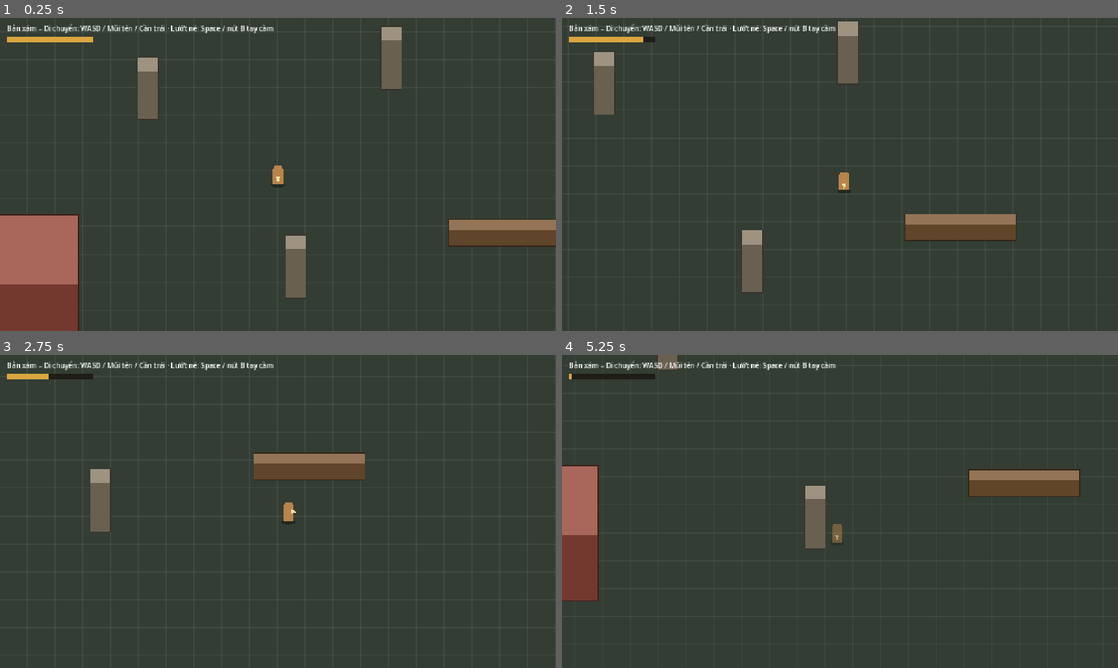
Above: before the commit, frames 1-4 (two rows, left to right).
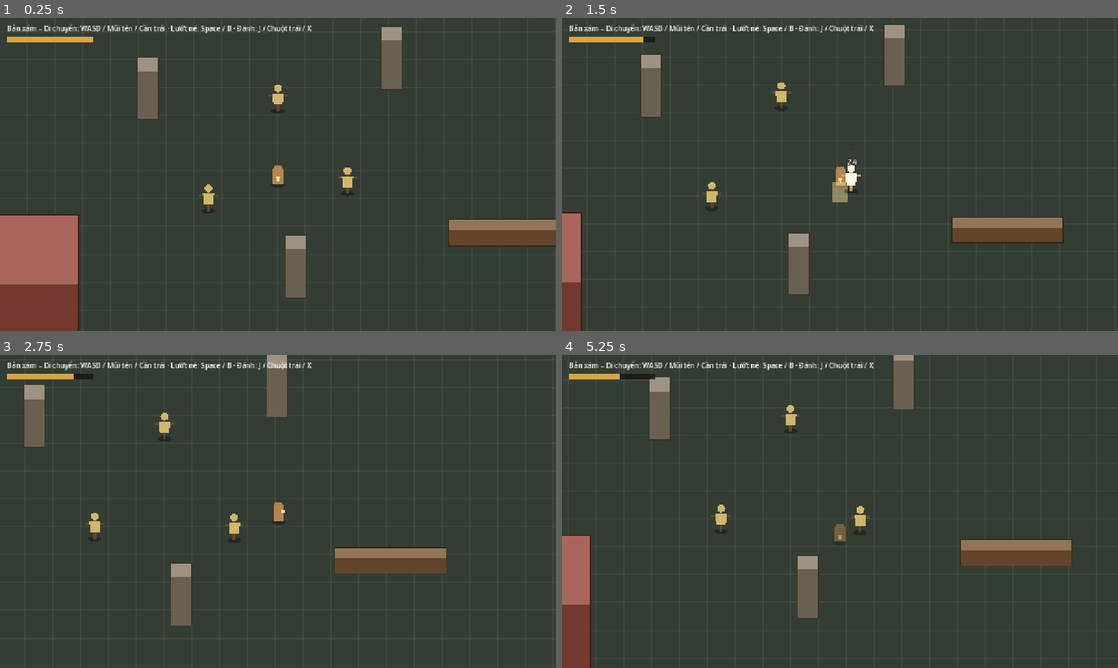
Above: after the commit, the same moments.

Repository: tranvanminhhieu06-gif/Game2D
Game: Godot game, scene res://scenes/levels/greybox_test.tscn
The game is run twice, just before and just after one commit, with the same random seed, the same clock (stepped at 60 frames per second) and the same inputs.
Inputs (mouse positions are in pixels of both pictures, inside the frame that each line leads up to):
- Up to frame 1 (0.25 s): no input
- Up to frame 2 (1.5 s): tap Enter at 0.5 s; move the mouse to (962, 158) at 0.52 s; hold D (move_right) 0.53-1.28 s; tap Space (dash) at 0.6 s; click (962, 158) at 0.67 s; tap J (attack, bound only after the commit) at 0.8, 1.35 s; move the mouse to (728, 190) at 1.27 s; hold S (move_down) from 1.28 s (still down); click (728, 190) at 1.42 s
- Up to frame 3 (2.75 s): tap Space (dash) at 1.55, 2.1 s; move the mouse to (333, 442) at 2.02 s; release S (move_down) at 2.03 s; hold D (move_right) from 2.03 s (still down); click (333, 442) at 2.17 s; tap J (attack, bound only after the commit) at 2.3 s
- Up to frame 4 (5.25 s): move the mouse to (812, 574) at 2.77 s; release D (move_right) at 2.78 s; hold W (move_up) 2.78-3.53 s; tap J (attack, bound only after the commit) at 2.85, 3.8, 4.35 s; click (812, 574) at 2.92 s; tap Space (dash) at 3.05, 3.6, 4.55, 5.1 s; move the mouse to (1006, 558) at 3.52 s; hold A (move_left) 3.53-5.03 s; click (1006, 558) at 3.67 s; move the mouse to (673, 464) at 4.27 s; click (673, 464) at 4.42 s; move the mouse to (867, 511) at 5.02 s; hold S (move_down) from 5.03 s (still down); click (867, 511) at 5.17 s

The runs differ from the first frame. In frame 1, 0.5% of the frame differs, in the area x 35-65%, y 1-62%; in frame 2, 8.2%; in frame 3, 7.0%; in frame 4, 11%, in the area x 0-94%, y 0-100%.

Commit message:
Thêm đánh thường 3 nhịp (Tam Liên Kích) và hình nộm tập võ
- Action "attack" (J / chuột trái / nút X tay cầm)
- Chuỗi 3 đòn có các pha vung – trúng – thu đòn, đệm phím để nối đòn,
  khoảng nối đòn 0.35 giây, lướt né hủy được phần thu đòn
- Dữ liệu từng đòn là AttackStep (.tres trong data/skills): đòn 1–2
  100% ATK, đòn 3 120% ATK kèm hất lùi; ATK cấp 1 = 25 theo GDD
- Vùng đánh Area2D (lớp player_hitbox) quét Hurtbox (lớp enemy),
  mỗi lần vung chỉ trúng một mục tiêu một lần
- DamageFormula: giáp tiệm cận K = 100 và biến thiên ±5% (GDD 3.1–3.2)
- Hình nộm tập võ: nháy sáng, bị đẩy lùi, hiện số sát thương bay lên;
  một hình nộm có 100 DEF để thử công thức giáp

Co-Authored-By: Claude Opus 5.5 <noreply@anthropic.com>
Claude-Session: https://claude.ai/code/session_01FVA7CtNsxewVcbJmL1DbAR

Diff:
--- /dev/null
+++ b/data/skills/tam_lien_kich_1.tres
@@ -0,0 +1,14 @@
+[gd_resource type="Resource" script_class="AttackStep" load_steps=2 format=3]
+
+[ext_resource type="Script" path="res://scripts/combat/attack_step.gd" id="1_step"]
+
+[resource]
+script = ExtResource("1_step")
+damage_multiplier = 1.0
+startup = 0.08
+active = 0.1
+recovery = 0.22
+lunge_speed = 120.0
+knockback = 60.0
+reach = 30.0
+hitbox_size = Vector2(44, 36)
--- /dev/null
+++ b/data/skills/tam_lien_kich_2.tres
@@ -0,0 +1,14 @@
+[gd_resource type="Resource" script_class="AttackStep" load_steps=2 format=3]
+
+[ext_resource type="Script" path="res://scripts/combat/attack_step.gd" id="1_step"]
+
+[resource]
+script = ExtResource("1_step")
+damage_multiplier = 1.0
+startup = 0.08
+active = 0.1
+recovery = 0.22
+lunge_speed = 120.0
+knockback = 60.0
+reach = 30.0
+hitbox_size = Vector2(44, 36)
--- /dev/null
+++ b/data/skills/tam_lien_kich_3.tres
@@ -0,0 +1,14 @@
+[gd_resource type="Resource" script_class="AttackStep" load_steps=2 format=3]
+
+[ext_resource type="Script" path="res://scripts/combat/attack_step.gd" id="1_step"]
+
+[resource]
+script = ExtResource("1_step")
+damage_multiplier = 1.2
+startup = 0.16
+active = 0.12
+recovery = 0.38
+lunge_speed = 220.0
+knockback = 380.0
+reach = 38.0
+hitbox_size = Vector2(64, 44)
--- a/project.godot
+++ b/project.godot
@@ -63,6 +63,13 @@
 , Object(InputEventJoypadButton,"resource_local_to_scene":false,"resource_name":"","device":-1,"button_index":1,"pressure":0.0,"pressed":true,"script":null)
 ]
 }
+attack={
+"deadzone": 0.5,
+"events": [Object(InputEventKey,"resource_local_to_scene":false,"resource_name":"","device":-1,"window_id":0,"alt_pressed":false,"shift_pressed":false,"ctrl_pressed":false,"meta_pressed":false,"pressed":false,"keycode":0,"physical_keycode":74,"key_label":0,"unicode":0,"location":0,"echo":false,"script":null)
+, Object(InputEventMouseButton,"resource_local_to_scene":false,"resource_name":"","device":-1,"window_id":0,"alt_pressed":false,"shift_pressed":false,"ctrl_pressed":false,"meta_pressed":false,"button_mask":0,"position":Vector2(0, 0),"global_position":Vector2(0, 0),"factor":1.0,"button_index":1,"canceled":false,"pressed":false,"double_click":false,"script":null)
+, Object(InputEventJoypadButton,"resource_local_to_scene":false,"resource_name":"","device":-1,"button_index":2,"pressure":0.0,"pressed":true,"script":null)
+]
+}
 
 [layer_names]
 
--- a/scenes/levels/greybox_test.tscn
+++ b/scenes/levels/greybox_test.tscn
@@ -1,9 +1,10 @@
-[gd_scene load_steps=6 format=3]
+[gd_scene load_steps=7 format=3]
 
 [ext_resource type="Script" path="res://scripts/levels/greybox_floor.gd" id="1_floor"]
 [ext_resource type="Script" path="res://scripts/props/greybox_block.gd" id="2_block"]
 [ext_resource type="PackedScene" path="res://scenes/player/player.tscn" id="3_player"]
 [ext_resource type="Script" path="res://scripts/ui/stamina_bar.gd" id="4_stamina"]
+[ext_resource type="PackedScene" path="res://scenes/props/training_dummy.tscn" id="5_dummy"]
 
 [sub_resource type="StyleBoxFlat" id="StyleBoxFlat_bg"]
 bg_color = Color(0.1, 0.08, 0.06, 0.8)
@@ -80,6 +81,19 @@
 height = 150.0
 color = Color(0.6, 0.3, 0.24, 1)
 
+[node name="Dummies" type="Node2D" parent="."]
+y_sort_enabled = true
+
+[node name="Dummy1" parent="Dummies" instance=ExtResource("5_dummy")]
+position = Vector2(160, 20)
+
+[node name="Dummy2" parent="Dummies" instance=ExtResource("5_dummy")]
+position = Vector2(-160, 60)
+
+[node name="DummyArmored" parent="Dummies" instance=ExtResource("5_dummy")]
+position = Vector2(0, -170)
+defense = 100.0
+
 [node name="Player" parent="." instance=ExtResource("3_player")]
 
 [node name="HUD" type="CanvasLayer" parent="."]
@@ -87,9 +101,9 @@
 [node name="ControlsHint" type="Label" parent="HUD"]
 offset_left = 16.0
 offset_top = 12.0
-offset_right = 720.0
+offset_right = 900.0
 offset_bottom = 38.0
-text = "Bản xám – Di chuyển: WASD / Mũi tên / Cần trái · Lướt né: Space / nút B tay cầm"
+text = "Bản xám – Di chuyển: WASD / Mũi tên / Cần trái · Lướt né: Space / B · Đánh: J / Chuột trái / X"
 
 [node name="StaminaBar" type="ProgressBar" parent="HUD" node_paths=PackedStringArray("player")]
 offset_left = 16.0
--- a/scenes/player/player.tscn
+++ b/scenes/player/player.tscn
@@ -1,14 +1,24 @@
-[gd_scene load_steps=3 format=3]
+[gd_scene load_steps=8 format=3]
 
 [ext_resource type="Script" path="res://scripts/player/player.gd" id="1_player"]
+[ext_resource type="Script" path="res://scripts/combat/attack_step.gd" id="2_step"]
+[ext_resource type="Resource" path="res://data/skills/tam_lien_kich_1.tres" id="3_hit1"]
+[ext_resource type="Resource" path="res://data/skills/tam_lien_kich_2.tres" id="4_hit2"]
+[ext_resource type="Resource" path="res://data/skills/tam_lien_kich_3.tres" id="5_hit3"]
 
 [sub_resource type="CircleShape2D" id="CircleShape2D_feet"]
 radius = 10.0
 
+[sub_resource type="RectangleShape2D" id="RectangleShape2D_attack"]
+resource_local_to_scene = true
+size = Vector2(44, 36)
+
 [node name="Player" type="CharacterBody2D"]
 collision_layer = 2
+collision_mask = 5
 motion_mode = 1
 script = ExtResource("1_player")
+combo = Array[ExtResource("2_step")]([ExtResource("3_hit1"), ExtResource("4_hit2"), ExtResource("5_hit3")])
 
 [node name="CollisionShape2D" type="CollisionShape2D" parent="."]
 position = Vector2(0, -8)
@@ -29,6 +39,22 @@
 color = Color(0.95, 0.88, 0.65, 1)
 polygon = PackedVector2Array(6, -5, 18, 0, 6, 5)
 
+[node name="AttackPivot" type="Node2D" parent="."]
+position = Vector2(0, -16)
+
+[node name="AttackHitbox" type="Area2D" parent="AttackPivot"]
+collision_layer = 8
+collision_mask = 4
+monitorable = false
+
+[node name="CollisionShape2D" type="CollisionShape2D" parent="AttackPivot/AttackHitbox"]
+position = Vector2(30, 0)
+shape = SubResource("RectangleShape2D_attack")
+
+[node name="AttackVisual" type="Polygon2D" parent="AttackPivot"]
+visible = false
+color = Color(1, 0.9, 0.6, 0.45)
+
 [node name="Camera2D" type="Camera2D" parent="."]
 position = Vector2(0, -24)
 position_smoothing_enabled = true
--- /dev/null
+++ b/scenes/props/training_dummy.tscn
@@ -0,0 +1,52 @@
+[gd_scene load_steps=5 format=3]
+
+[ext_resource type="Script" path="res://scripts/props/training_dummy.gd" id="1_dummy"]
+[ext_resource type="Script" path="res://scripts/combat/hurtbox.gd" id="2_hurtbox"]
+
+[sub_resource type="CircleShape2D" id="CircleShape2D_feet"]
+radius = 10.0
+
+[sub_resource type="RectangleShape2D" id="RectangleShape2D_hurt"]
+size = Vector2(32, 56)
+
+[node name="TrainingDummy" type="CharacterBody2D"]
+collision_layer = 4
+collision_mask = 3
+motion_mode = 1
+script = ExtResource("1_dummy")
+
+[node name="CollisionShape2D" type="CollisionShape2D" parent="."]
+position = Vector2(0, -8)
+shape = SubResource("CircleShape2D_feet")
+
+[node name="Visual" type="Node2D" parent="."]
+
+[node name="Shadow" type="Polygon2D" parent="Visual"]
+color = Color(0, 0, 0, 0.35)
+polygon = PackedVector2Array(16, 0, 14.78, 2.3, 11.31, 4.24, 6.12, 5.54, 0, 6, -6.12, 5.54, -11.31, 4.24, -14.78, 2.3, -16, 0, -14.78, -2.3, -11.31, -4.24, -6.12, -5.54, 0, -6, 6.12, -5.54, 11.31, -4.24, 14.78, -2.3)
+
+[node name="Post" type="Polygon2D" parent="Visual"]
+color = Color(0.4, 0.28, 0.16, 1)
+polygon = PackedVector2Array(-3, 0, 3, 0, 3, -44, -3, -44)
+
+[node name="Arms" type="Polygon2D" parent="Visual"]
+color = Color(0.4, 0.28, 0.16, 1)
+polygon = PackedVector2Array(-22, -38, 22, -38, 22, -33, -22, -33)
+
+[node name="Body" type="Polygon2D" parent="Visual"]
+color = Color(0.82, 0.72, 0.42, 1)
+polygon = PackedVector2Array(-11, -14, 11, -14, 13, -40, -13, -40)
+
+[node name="Head" type="Polygon2D" parent="Visual"]
+color = Color(0.82, 0.72, 0.42, 1)
+polygon = PackedVector2Array(9, -52, 7.28, -46.71, 2.78, -43.44, -2.78, -43.44, -7.28, -46.71, -9, -52, -7.28, -57.29, -2.78, -60.56, 2.78, -60.56, 7.28, -57.29)
+
+[node name="Hurtbox" type="Area2D" parent="."]
+collision_layer = 4
+collision_mask = 0
+monitoring = false
+script = ExtResource("2_hurtbox")
+
+[node name="CollisionShape2D" type="CollisionShape2D" parent="Hurtbox"]
+position = Vector2(0, -30)
+shape = SubResource("RectangleShape2D_hurt")
--- /dev/null
+++ b/scripts/combat/attack_step.gd
@@ -0,0 +1,21 @@
+class_name AttackStep
+extends Resource
+## Dữ liệu một đòn trong chuỗi đánh thường (data-driven theo GDD mục 6.1).
+## Thời gian tính bằng giây, tốc độ bằng px/giây.
+
+## Hệ số kỹ năng M_Skill (GDD: đánh thường = 1.0).
+@export var damage_multiplier: float = 1.0
+## Thời gian vung trước khi vùng đánh có hiệu lực.
+@export var startup: float = 0.08
+## Thời gian vùng đánh có hiệu lực.
+@export var active: float = 0.1
+## Thời gian thu đòn; trong lúc này có thể nối đòn kế tiếp hoặc lướt né để hủy.
+@export var recovery: float = 0.22
+## Tốc độ nhích người về phía trước khi ra đòn.
+@export var lunge_speed: float = 120.0
+## Tốc độ đẩy lùi mục tiêu trúng đòn.
+@export var knockback: float = 60.0
+## Khoảng cách từ thân tới tâm vùng đánh.
+@export var reach: float = 30.0
+## Kích thước vùng đánh (chiều dài theo hướng đánh × bề ngang).
+@export var hitbox_size := Vector2(44, 36)
--- /dev/null
+++ b/scripts/combat/damage_formula.gd
@@ -0,0 +1,12 @@
+class_name DamageFormula
+extends RefCounted
+## Công thức sát thương theo GDD mục 3.1–3.2.
+## Bản rút gọn: mới có giáp tiệm cận và biến thiên ±5%,
+## chưa có Ngũ Hành, chí mạng, xuyên giáp và cộng dồn trang bị.
+
+## Hằng số giáp K của bản MVP (100 DEF = giảm 50% sát thương).
+const ARMOR_K := 100.0
+
+
+static func mitigate(raw_damage: float, defense: float, k: float = ARMOR_K) -> float:
+	return raw_damage * k / (k + maxf(defense, 0.0)) * randf_range(0.95, 1.05)
--- /dev/null
+++ b/scripts/combat/hurtbox.gd
@@ -0,0 +1,9 @@
+class_name Hurtbox
+extends Area2D
+## Vùng nhận đòn. Đòn đánh gọi receive_hit(), chủ thể lắng nghe tín hiệu hit_received.
+
+signal hit_received(damage: float, knockback: Vector2, source: Node)
+
+
+func receive_hit(damage: float, knockback: Vector2, source: Node) -> void:
+	hit_received.emit(damage, knockback, source)
--- a/scripts/player/player.gd
+++ b/scripts/player/player.gd
@@ -1,16 +1,20 @@
 class_name Player
 extends CharacterBody2D
 ## Nhân vật người chơi – bản xám (greybox).
-## Có di chuyển top-down 8 hướng (gia tốc/hãm) và Lướt né (Dash) tốn Thể Lực.
+## Có di chuyển top-down 8 hướng, Lướt né (Dash) tốn Thể Lực
+## và đánh thường 3 nhịp (Tam Liên Kích).
 ## Gốc tọa độ (origin) đặt ở chân nhân vật để Y-sort đúng.
 
 signal facing_changed(new_facing: Facing)
 signal stamina_changed(current: float, maximum: float)
 signal dashed(direction: Vector2)
+signal attack_started(combo_index: int)
 
 ## Hướng nhìn rời rạc theo chiều kim đồng hồ, bắt đầu từ hướng Đông.
 ## Sau này dùng để chọn animation 8 hướng.
 enum Facing { E, SE, S, SW, W, NW, N, NE }
+enum State { MOVE, DASH, ATTACK }
+enum AttackPhase { STARTUP, ACTIVE, RECOVERY }
 
 @export_group("Di chuyển")
 ## Tốc độ tối đa (px/giây). GDD chưa quy định, chỉnh khi thử cảm giác.
@@ -35,21 +39,46 @@
 ## GDD: hồi 15 điểm/giây.
 @export var stamina_regen: float = 15.0
 
+@export_group("Đánh thường (Tam Liên Kích)")
+## ATK cấp 1 theo GDD: ATK(L) = 25 + 6 × (L - 1).
+@export var attack_power: float = 25.0
+## Các đòn trong chuỗi, mỗi đòn là một AttackStep (data/skills/).
+@export var combo: Array[AttackStep] = []
+## Sau khi thu đòn xong, bấm đánh trong khoảng này vẫn ra đòn kế tiếp.
+@export var combo_window: float = 0.35
+
 var facing: Facing = Facing.S
 var facing_vector: Vector2 = Vector2.DOWN
 var stamina: float = 100.0
 
+var _state := State.MOVE
+
 var _dash_direction := Vector2.ZERO
 var _dash_time_left := 0.0
 var _invincible_time_left := 0.0
 
+## Chỉ số đòn đang ra (khi ATTACK) hoặc đòn sẽ ra tiếp theo (khi MOVE).
+var _combo_index := 0
+var _combo_window_left := 0.0
+var _attack_step: AttackStep
+var _attack_phase := AttackPhase.STARTUP
+var _phase_time_left := 0.0
+var _attack_queued := false
+## Các Hurtbox đã trúng trong lần vung hiện tại, để mỗi đòn chỉ trúng một lần.
+var _hit_this_swing := {}
+
 @onready var _visual: Node2D = $Visual
 @onready var _facing_arrow: Node2D = $Visual/FacingArrow
+@onready var _attack_pivot: Node2D = $AttackPivot
+@onready var _attack_hitbox: Area2D = $AttackPivot/AttackHitbox
+@onready var _attack_shape: CollisionShape2D = $AttackPivot/AttackHitbox/CollisionShape2D
+@onready var _attack_visual: Polygon2D = $AttackPivot/AttackVisual
 
 
 func _ready() -> void:
 	stamina = max_stamina
 	_facing_arrow.rotation = facing_vector.angle()
+	_attack_visual.visible = false
 
 
 func _physics_process(delta: float) -> void:
@@ -57,28 +86,27 @@
 	# get_vector đã áp deadzone và giới hạn độ dài ≤ 1 nên đi chéo không nhanh hơn.
 	var input_dir := Input.get_vector(&"move_left", &"move_right", &"move_up", &"move_down")
 
-	if is_dashing():
-		_dash_time_left -= delta
-		# Hết lướt thì giữ tốc độ chạy theo hướng lướt để chuyển tiếp mượt.
-		var speed := dash_speed if is_dashing() else max_speed
-		velocity = _dash_direction * speed
-	else:
+	match _state:
+		State.MOVE:
+			_process_move(delta, input_dir)
+		State.DASH:
+			_process_dash(delta)
+		State.ATTACK:
+			_process_attack(delta, input_dir)
+
+	if _state != State.DASH:
 		_regen_stamina(delta)
-		if Input.is_action_just_pressed(&"dash") and stamina >= dash_stamina_cost:
-			_start_dash(input_dir)
-		elif input_dir != Vector2.ZERO:
-			velocity = velocity.move_toward(input_dir * max_speed, acceleration * delta)
-			_update_facing(input_dir)
-		else:
-			velocity = velocity.move_toward(Vector2.ZERO, friction * delta)
-
 	move_and_slide()
 	# Phản hồi tạm cho khung bất tử, thay bằng VFX khi có art.
 	_visual.modulate.a = 0.5 if is_invincible() else 1.0
 
 
 func is_dashing() -> bool:
-	return _dash_time_left > 0.0
+	return _state == State.DASH
+
+
+func is_attacking() -> bool:
+	return _state == State.ATTACK
 
 
 ## Hurtbox sau này kiểm tra hàm này để bỏ qua sát thương trong khung bất tử.
@@ -86,7 +114,33 @@
 	return _invincible_time_left > 0.0
 
 
-func _start_dash(input_dir: Vector2) -> void:
+# --- Di chuyển ---
+
+
+func _process_move(delta: float, input_dir: Vector2) -> void:
+	_combo_window_left = maxf(_combo_window_left - delta, 0.0)
+	if _combo_window_left <= 0.0:
+		_combo_index = 0
+
+	if _try_dash(input_dir):
+		return
+	if Input.is_action_just_pressed(&"attack") and not combo.is_empty():
+		_start_attack(input_dir)
+		return
+
+	if input_dir != Vector2.ZERO:
+		velocity = velocity.move_toward(input_dir * max_speed, acceleration * delta)
+		_update_facing(input_dir)
+	else:
+		velocity = velocity.move_toward(Vector2.ZERO, friction * delta)
+
+
+# --- Lướt né ---
+
+
+func _try_dash(input_dir: Vector2) -> bool:
+	if not Input.is_action_just_pressed(&"dash") or stamina < dash_stamina_cost:
+		return false
 	# Không bấm hướng thì lướt theo hướng đang nhìn.
 	_dash_direction = input_dir.normalized() if input_dir != Vector2.ZERO else facing_vector
 	_update_facing(_dash_direction)
@@ -94,7 +148,117 @@
 	_dash_time_left = dash_duration
 	_invincible_time_left = dash_invincibility
 	velocity = _dash_direction * dash_speed
+	_state = State.DASH
 	dashed.emit(_dash_direction)
+	return true
+
+
+func _process_dash(delta: float) -> void:
+	_dash_time_left -= delta
+	if _dash_time_left > 0.0:
+		velocity = _dash_direction * dash_speed
+	else:
+		# Hết lướt thì giữ tốc độ chạy theo hướng lướt để chuyển tiếp mượt.
+		velocity = _dash_direction * max_speed
+		_state = State.MOVE
+
+
+# --- Đánh thường ---
+
+
+func _start_attack(input_dir: Vector2) -> void:
+	# Đang bấm hướng thì quay theo hướng đó trước khi đánh.
+	if input_dir != Vector2.ZERO:
+		_update_facing(input_dir)
+	_attack_step = combo[_combo_index]
+	_state = State.ATTACK
+	_attack_queued = false
+	_hit_this_swing.clear()
+
+	_attack_pivot.rotation = facing_vector.angle()
+	var shape := _attack_shape.shape as RectangleShape2D
+	shape.size = _attack_step.hitbox_size
+	_attack_shape.position = Vector2(_attack_step.reach, 0)
+	var half := _attack_step.hitbox_size / 2.0
+	var center := _attack_shape.position
+	_attack_visual.polygon = PackedVector2Array(
+		[
+			center + Vector2(-half.x, -half.y),
+			center + Vector2(half.x, -half.y),
+			center + Vector2(half.x, half.y),
+			center + Vector2(-half.x, half.y),
+		]
+	)
+
+	velocity = facing_vector * _attack_step.lunge_speed
+	_enter_phase(AttackPhase.STARTUP)
+	attack_started.emit(_combo_index)
+
+
+func _process_attack(delta: float, input_dir: Vector2) -> void:
+	velocity = velocity.move_toward(Vector2.ZERO, friction * delta)
+	if Input.is_action_just_pressed(&"attack"):
+		_attack_queued = true
+
+	if _attack_phase == AttackPhase.ACTIVE:
+		_apply_hits()
+	elif _attack_phase == AttackPhase.RECOVERY:
+		# Lướt né hủy được phần thu đòn, chuỗi đánh quay về đòn đầu.
+		if _try_dash(input_dir):
+			_end_attack(false)
+			return
+		if _attack_queued and _combo_index + 1 < combo.size():
+			_combo_index += 1
+			_start_attack(input_dir)
+			return
+
+	_phase_time_left -= delta
+	if _phase_time_left > 0.0:
+		return
+	match _attack_phase:
+		AttackPhase.STARTUP:
+			_enter_phase(AttackPhase.ACTIVE)
+		AttackPhase.ACTIVE:
+			_enter_phase(AttackPhase.RECOVERY)
+		AttackPhase.RECOVERY:
+			_state = State.MOVE
+			_end_attack(true)
+
+
+func _enter_phase(phase: AttackPhase) -> void:
+	_attack_phase = phase
+	match phase:
+		AttackPhase.STARTUP:
+			_phase_time_left = _attack_step.startup
+		AttackPhase.ACTIVE:
+			_phase_time_left = _attack_step.active
+		AttackPhase.RECOVERY:
+			_phase_time_left = _attack_step.recovery
+	_attack_visual.visible = phase == AttackPhase.ACTIVE
+
+
+## Kết thúc đòn đang ra. allow_follow_up = true thì vẫn giữ khoảng nối đòn.
+func _end_attack(allow_follow_up: bool) -> void:
+	_attack_visual.visible = false
+	if allow_follow_up and _combo_index + 1 < combo.size():
+		_combo_index += 1
+		_combo_window_left = combo_window
+	else:
+		_combo_index = 0
+		_combo_window_left = 0.0
+
+
+func _apply_hits() -> void:
+	for area in _attack_hitbox.get_overlapping_areas():
+		if not (area is Hurtbox) or _hit_this_swing.has(area):
+			continue
+		_hit_this_swing[area] = true
+		var damage := attack_power * _attack_step.damage_multiplier
+		var knockback := facing_vector * _attack_step.knockback
+		(area as Hurtbox).receive_hit(damage, knockback, self)
+
+
+# --- Thể Lực & hướng nhìn ---
 
 
 func _regen_stamina(delta: float) -> void:
--- /dev/null
+++ b/scripts/props/training_dummy.gd
@@ -0,0 +1,40 @@
+class_name TrainingDummy
+extends CharacterBody2D
+## Hình nộm tập võ cho bản xám: nhận đòn, hiện số sát thương, bị đẩy lùi.
+## Không có máu, đánh mãi không hỏng.
+
+## Phòng thủ (DEF) để thử công thức giáp: 100 DEF = giảm 50% sát thương.
+@export var defense: float = 0.0
+## Lực hãm khi bị đẩy lùi (px/giây²).
+@export var knockback_friction: float = 1600.0
+
+var _flash_tween: Tween
+
+@onready var _visual: Node2D = $Visual
+@onready var _hurtbox: Hurtbox = $Hurtbox
+
+
+func _ready() -> void:
+	_hurtbox.hit_received.connect(_on_hit_received)
+
+
+func _physics_process(delta: float) -> void:
+	if velocity != Vector2.ZERO:
+		velocity = velocity.move_toward(Vector2.ZERO, knockback_friction * delta)
+		move_and_slide()
+
+
+func _on_hit_received(damage: float, knockback: Vector2, _source: Node) -> void:
+	var final_damage := DamageFormula.mitigate(damage, defense)
+	velocity = knockback
+	_flash()
+	var offset := Vector2(randf_range(-10.0, 10.0), -64.0)
+	DamageNumber.spawn(get_parent(), global_position + offset, final_damage)
+
+
+func _flash() -> void:
+	if _flash_tween:
+		_flash_tween.kill()
+	_visual.modulate = Color(2.5, 2.5, 2.5)
+	_flash_tween = create_tween()
+	_flash_tween.tween_property(_visual, "modulate", Color.WHITE, 0.15)
--- /dev/null
+++ b/scripts/ui/damage_number.gd
@@ -0,0 +1,31 @@
+class_name DamageNumber
+extends Label
+## Số sát thương bay lên rồi mờ dần (Floating Damage Text).
+
+const RISE := 36.0
+const DURATION := 0.6
+const BOX_SIZE := Vector2(80, 24)
+
+
+static func spawn(parent: Node, world_position: Vector2, amount: float) -> DamageNumber:
+	var number := DamageNumber.new()
+	number.text = str(roundi(amount))
+	parent.add_child(number)
+	number.size = BOX_SIZE
+	number.global_position = world_position - BOX_SIZE / 2.0
+	return number
+
+
+func _ready() -> void:
+	z_index = 100
+	mouse_filter = Control.MOUSE_FILTER_IGNORE
+	horizontal_alignment = HORIZONTAL_ALIGNMENT_CENTER
+	add_theme_font_size_override("font_size", 20)
+	add_theme_color_override("font_color", Color(1, 0.95, 0.8))
+	add_theme_color_override("font_outline_color", Color.BLACK)
+	add_theme_constant_override("outline_size", 4)
+	var tween := create_tween().set_parallel()
+	var rise := tween.tween_property(self, "position:y", -RISE, DURATION).as_relative()
+	rise.set_trans(Tween.TRANS_CUBIC).set_ease(Tween.EASE_OUT)
+	tween.tween_property(self, "modulate:a", 0.0, DURATION * 0.5).set_delay(DURATION * 0.5)
+	tween.chain().tween_callback(queue_free)
